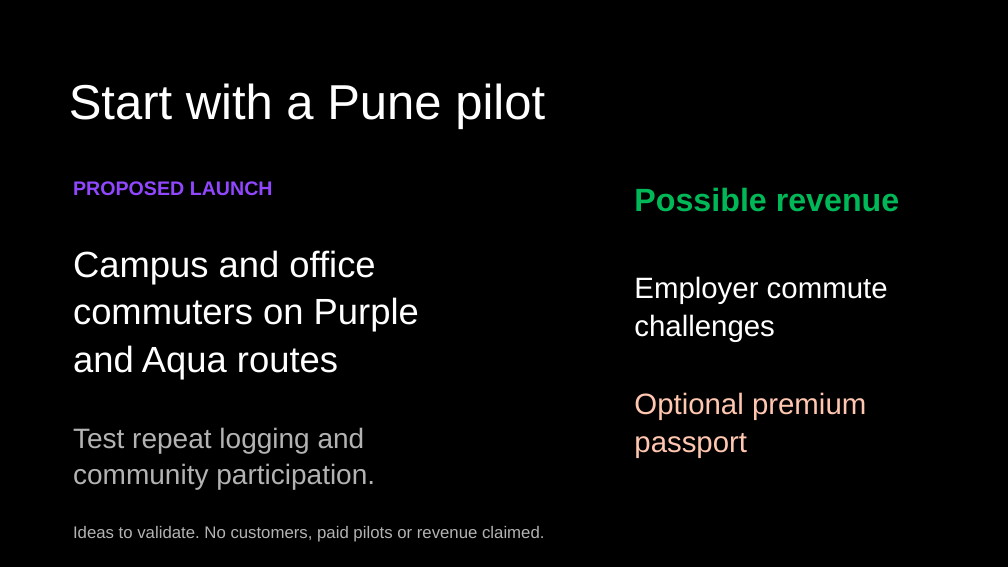
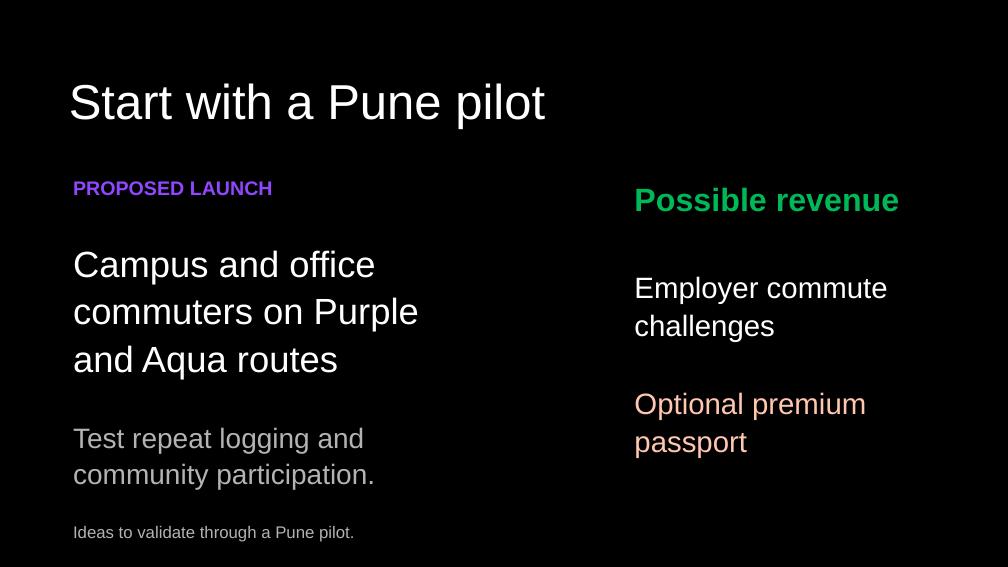
Before and after one commit to Roojool/pune-metro-strava, a slide deck: slide 5 of pitch/output/MetroQuest-Pitch-2026.pptx. Drawn at 1008x567 pixels with LibreOffice and Linux fonts; fonts in the diff are those of the drawing. Boxes give left, top, right and bottom in pixels: in the first picture for what was removed or moved away, otherwise in the second. Text is boxed around its words. In the diff, an @@ line names an element or a change of style, - is before the commit and + after.

```diff
--- a/pitch/output/MetroQuest-Pitch-2026.pptx
+++ b/pitch/output/MetroQuest-Pitch-2026.pptx
@@ text at box(73, 526, 354, 542): text changed @@
-Ideas to validate. No customers, paid pilots or revenue claimed.
+Ideas to validate through a Pune pilot.
```
Also in this commit, not shown: 1 other slide changed, 5 other files.
